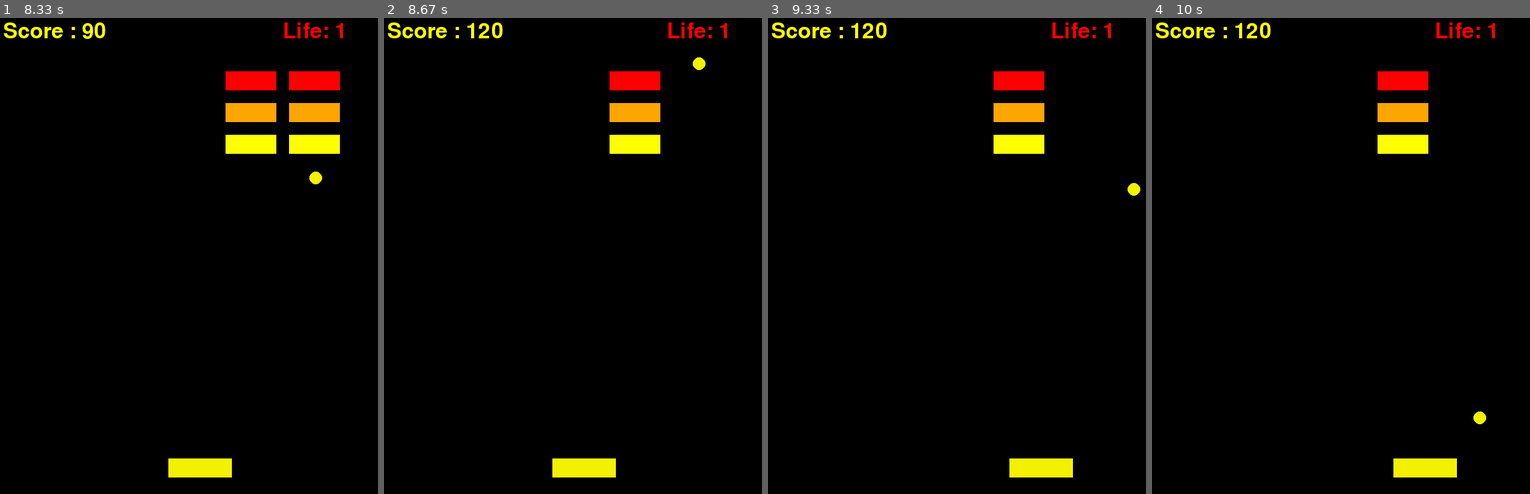
Above: before the commit, frames 1-4 (left to right).
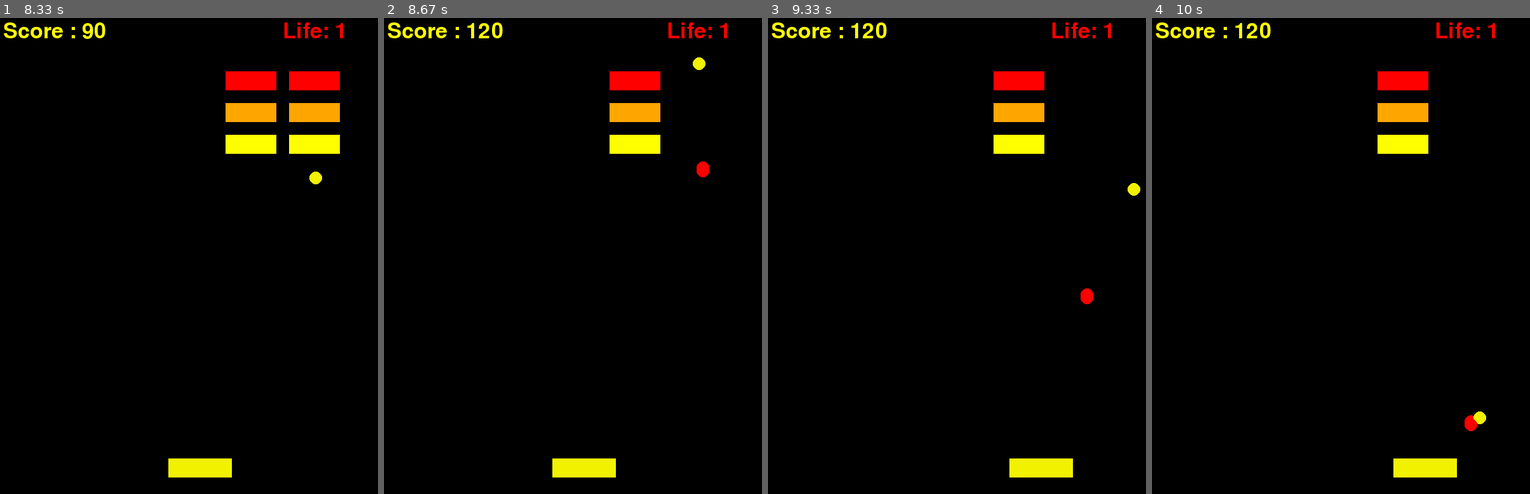
Above: after the commit, the same moments.

Repository: oatmeal-kdk/pygame
Game: pygame game, started from run.py
Two runs of this game, one before a commit and one after it. Both use one fixed random seed, a clock stepped at 60 frames per second and the inputs below.
Inputs:
- Up to frame 1 (8.33 s): hold Right 0.33-0.8 s; hold Right 0.83-1.3 s; tap Space at 0.9, 1.2, 1.4, 1.7, 1.97, 2.27, 2.4, 2.7, 3.07, 3.37, 3.57, 3.87, 4.07, 4.37, 4.57, 4.87, 5.13, 5.43, 5.57, 5.87, 6.23, 6.53, 6.73, 7.03, 7.23, 7.53, 7.73, 8.03, 8.3 s; hold Left 1.33-1.87 s; hold Left 1.9-2.3 s; hold Right 2.33-2.97 s; hold Left 3-3.47 s; hold Right 3.5-3.97 s; hold Right 4-4.47 s; hold Left 4.5-5.03 s; hold Left 5.07-5.47 s; hold Right 5.5-6.13 s; hold Left 6.17-6.63 s; hold Right 6.67-7.13 s; hold Right 7.17-7.63 s; hold Left 7.67-8.2 s; hold Left from 8.23 s (still down)
- Up to frame 2 (8.67 s): tap Space at 8.6 s; release Left at 8.63 s
- Up to frame 3 (9.33 s): hold Right 8.67-9.3 s; tap Space at 8.73, 9.03 s
- Up to frame 4 (10 s): hold Left 9.33-9.8 s; tap Space at 9.4, 9.7, 9.9 s; hold Right from 9.83 s (still down)

Frame 1 is identical in both runs. In frame 2, less than 0.1% of the frame differs, in the area x 82-87%, y 30-34%; in frame 3, less than 0.1%; in frame 4, less than 0.1%.

Commit message:
공통 과제 구현(#1)

Diff:
--- a/config.py
+++ b/config.py
@@ -38,11 +38,15 @@
 
 
 # Setting for items
+item_speed = display_dimension[1] / 160
 item_size = (20, 20)
 one_more_prob = 0.3
 fever_prob = 0.1
 add_score_prob = 0.1
 paddle_long_prob = 0.1
+item_prob = 0.2
+red_item_prob = 0.5
+blue_item_prob = 0.5
 
 fever_time = 5
 
--- a/implements.py
+++ b/implements.py
@@ -25,7 +25,7 @@
 
 
 class Block(Basic):
-    def __init__(self, color: tuple, pos: tuple = (0,0), alive = True):
+    def __init__(self, color: tuple, pos: tuple = (0, 0), alive = True):
         super().__init__(color, 0, pos, config.block_size)
         self.pos = pos
         self.alive = alive
@@ -38,7 +38,6 @@
         return True
         # ============================================
         # TODO: Implement an event when block collides with a ball
-
 
 
 class Paddle(Basic):
@@ -67,20 +66,28 @@
     def draw(self, surface):
         pygame.draw.ellipse(surface, self.color, self.rect)
 
-    def collide_block(self, blocks: list):
-         for block in blocks:
+    def collide_block(self, blocks: list, items: list):
+        for block in blocks:
             if block.alive and self.rect.colliderect(block.rect):
                 if self.rect.bottom >= block.rect.top and self.rect.top <= block.rect.bottom:
                     self.dir = 180 - self.dir  # 좌우 충돌
+                    if random.random() < config.item_prob:
+                        if random.random() < config.red_item_prob:
+                            items.append(RedItem(self.center))
+                        else:
+                            items.append(BlueItem(self.center))
                 else:
                     self.dir = 360 - self.dir  # 상하 충돌
+                    if random.random() < config.item_prob:
+                        if random.random() < config.red_item_prob:
+                            items.append(RedItem(self.center))
+                        else:
+                            items.append(BlueItem(self.center))
                 self.dir += random.randint(-5, 5)  # 약간의 랜덤성 추가
                 block.collide()
                 blocks.remove(block)
                 return True
-         return False
-
-
+        return False
 
     def collide_paddle(self, paddle: Paddle) -> None:
         if self.rect.colliderect(paddle.rect):
@@ -94,3 +101,29 @@
 
     def alive(self):
         return self.rect.bottom <= config.display_dimension[1]
+
+
+class Item(Basic):
+    def __init__(self, pos: tuple = (0, 0)):
+        super().__init__((0, 0, 0), config.item_speed, pos, config.item_size)
+
+    def draw(self, surface):
+        pygame.draw.ellipse(surface, self.color, self.rect)
+
+    def move(self):
+        self.rect.move_ip(0, self.speed)
+
+    def alive(self):
+        return self.rect.bottom <= config.display_dimension[1]
+
+
+class RedItem(Item):
+    def __init__(self, pos: tuple = config.ball_pos):
+        super().__init__(pos)
+        self.color = (255, 0, 0)
+
+
+class BlueItem(Item):
+    def __init__(self, pos: tuple = config.ball_pos):
+        super().__init__(pos)
+        self.color = (0, 0, 255)
--- a/run.py
+++ b/run.py
@@ -63,11 +63,17 @@
             ball.rect.centerx = paddle.rect.centerx
             ball.rect.bottom = paddle.rect.top
 
-        ball.collide_block(BLOCKS)
+        ball.collide_block(BLOCKS, ITEMS)
         ball.collide_paddle(paddle)
         ball.hit_wall()
         if ball.alive() == False:
             BALLS.remove(ball)
+
+    for item in ITEMS:
+        if start:
+            item.move()
+        if item.alive() == False:
+            ITEMS.remove(item)
 
 
 def main():
@@ -91,6 +97,9 @@
         for block in BLOCKS:
             block.draw(surface)
 
+        for item in ITEMS:
+            item.draw(surface)
+
         cur_score = config.num_blocks[0] * config.num_blocks[1] - len(BLOCKS)
 
         score_txt = my_font.render(f"Score : {cur_score * 10}", True, config.colors[2])
@@ -104,6 +113,7 @@
                 life -= 1
                 ball1 = Ball()
                 BALLS = [ball1]
+                ITEMS = []
                 start = False
             else:
                 surface.blit(mess_over, (200, 300))
@@ -116,6 +126,10 @@
                 ball.draw(surface)
             for block in BLOCKS:
                 block.draw(surface)
+            for item in ITEMS:
+                if start == True:
+                    item.move()
+                item.draw(surface)
 
         pygame.display.update()
         fps_clock.tick(config.fps)
